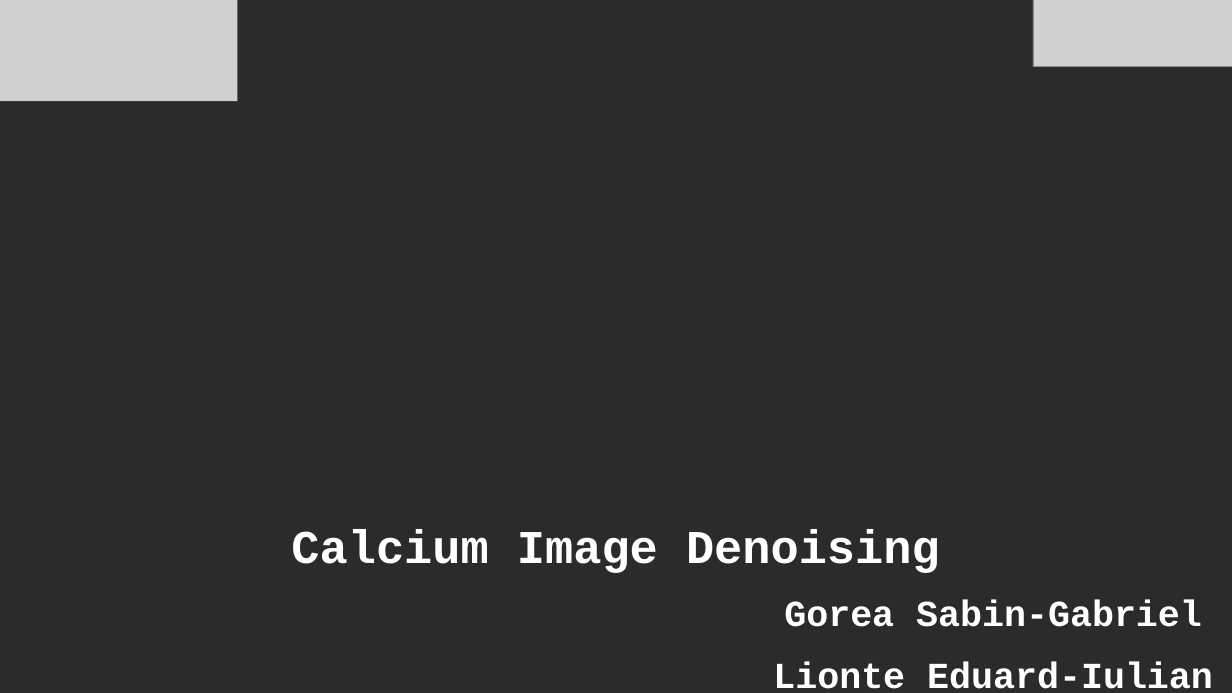
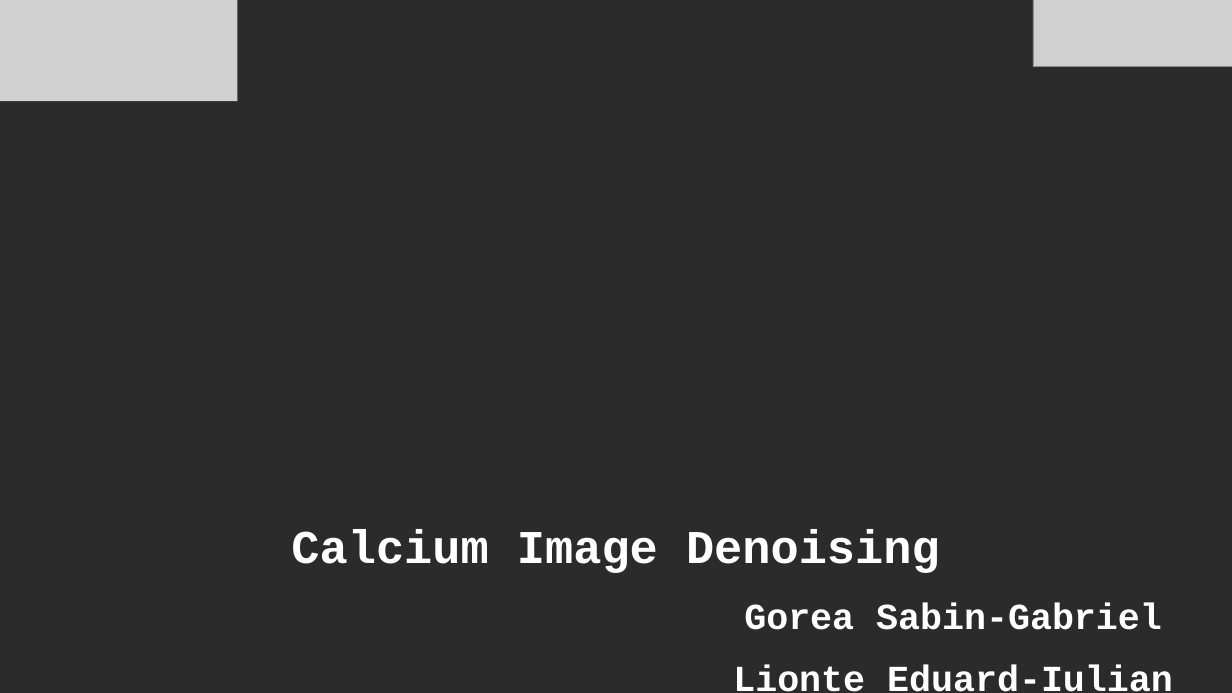
Before and after one commit to gsg211/CalciumDenoising, a slide deck: slide 1 of Calcium Image Denoising.pptx. Drawn at 1232x693 pixels with LibreOffice and Linux fonts; fonts in the diff are those of the drawing; grey boxes stand for pictures; background and template pictures are left out; a plain dark background stands for a picture behind light text. Boxes give left, top, right and bottom in pixels: in the first picture for what was removed or moved away, otherwise in the second. Text is boxed around its words. In the diff, an @@ line names an element or a change of style, - is before the commit and + after.

```diff
--- a/Calcium Image Denoising.pptx
+++ b/Calcium Image Denoising.pptx
@@ text "Gorea Sabin-Gabriel": place and size @@
-text "Gorea Sabin-Gabriel" at box(773, 600, 1213, 689)
+text "Gorea Sabin-Gabriel" at box(733, 603, 1173, 692)
```
Also in this commit, not shown: 4 other slides changed.
